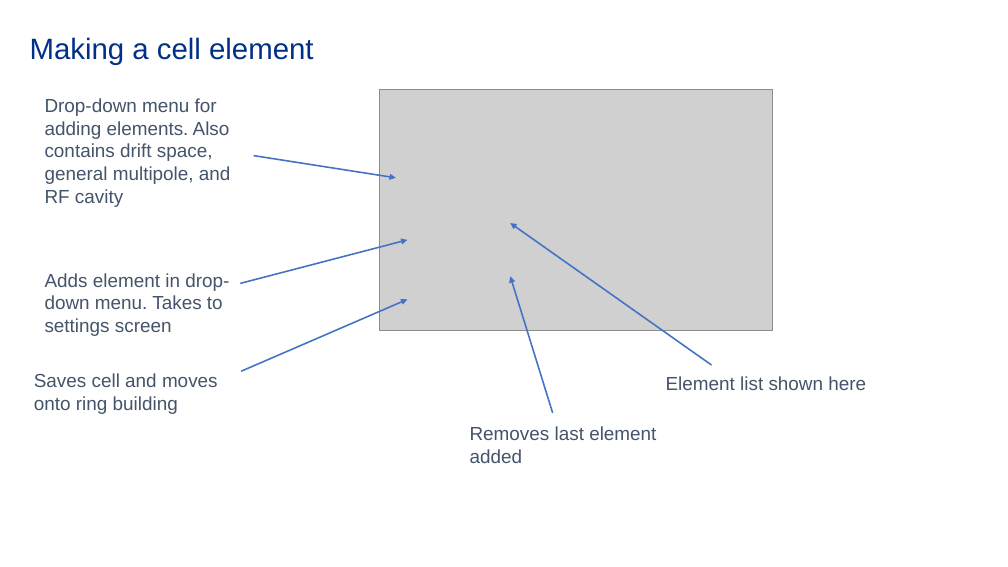
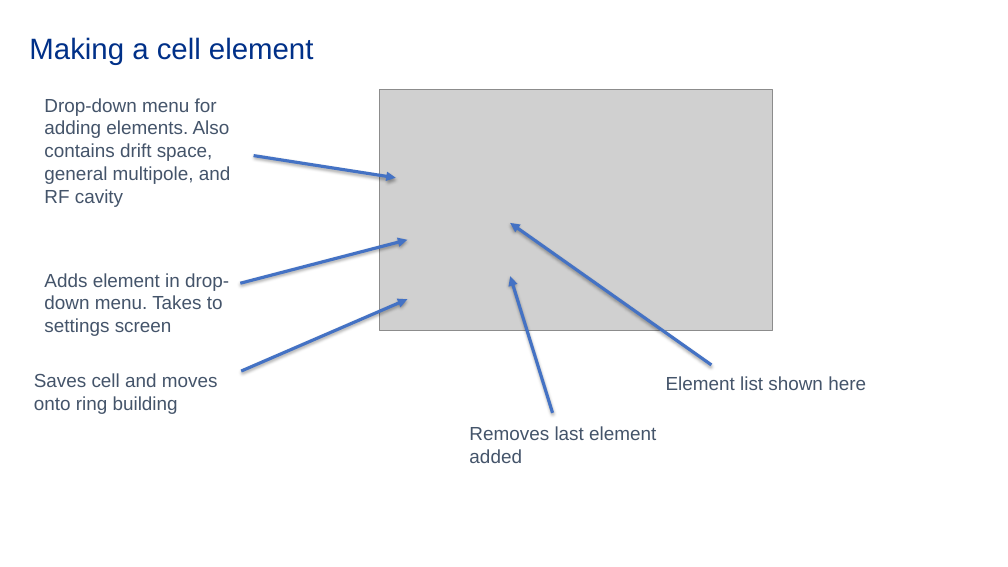
Before and after one commit to ErinW44/OPAL_GUI, a slide deck: slide 6 of GUI_powerpoint.pptx. Drawn at 1008x567 pixels with LibreOffice and Linux fonts; fonts in the diff are those of the drawing; grey boxes stand for pictures; background and template pictures are left out. Boxes give left, top, right and bottom in pixels: in the first picture for what was removed or moved away, otherwise in the second. Text is boxed around its words. In the diff, an @@ line names an element or a change of style, - is before the commit and + after.

```diff
--- a/GUI_powerpoint.pptx
+++ b/GUI_powerpoint.pptx
@@ arrow removed from (253, 156) to (396, 178) @@
@@ freeform shape added at [253,156,395,178], outline #4472C4 3 pt @@
@@ arrow removed from (712, 365) to (510, 223) @@
@@ freeform shape added at [510,223,712,365], outline #4472C4 3 pt @@
@@ arrow removed from (240, 284) to (408, 240) @@
@@ freeform shape added at [240,240,408,283], outline #4472C4 3 pt @@
@@ arrow removed from (241, 371) to (408, 299) @@
@@ freeform shape added at [241,299,408,371], outline #4472C4 3 pt @@
@@ arrow removed from (553, 413) to (510, 276) @@
@@ freeform shape added at [510,276,553,413], outline #4472C4 3 pt @@
```
Also in this commit, not shown: 22 other slides changed, 1 other file.
